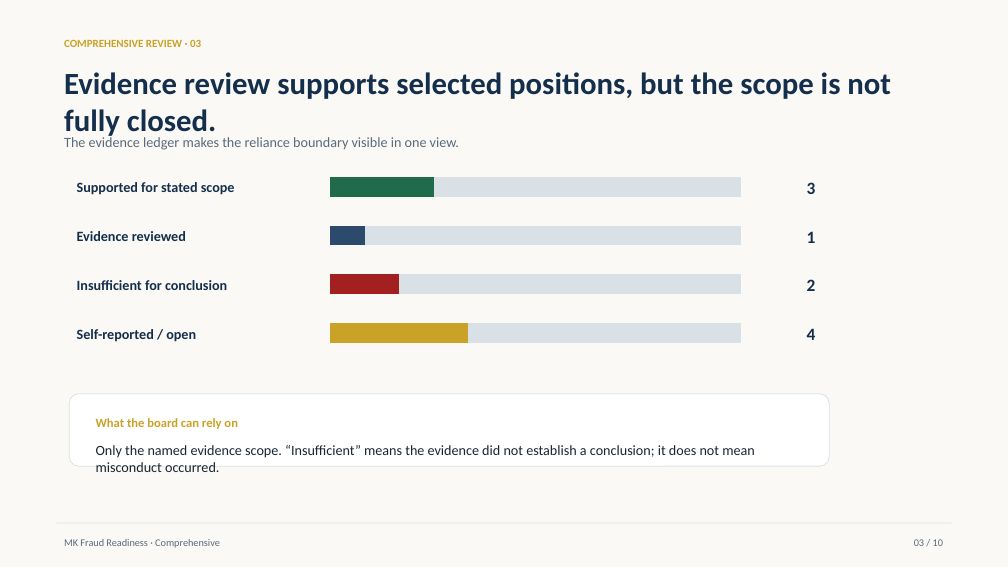
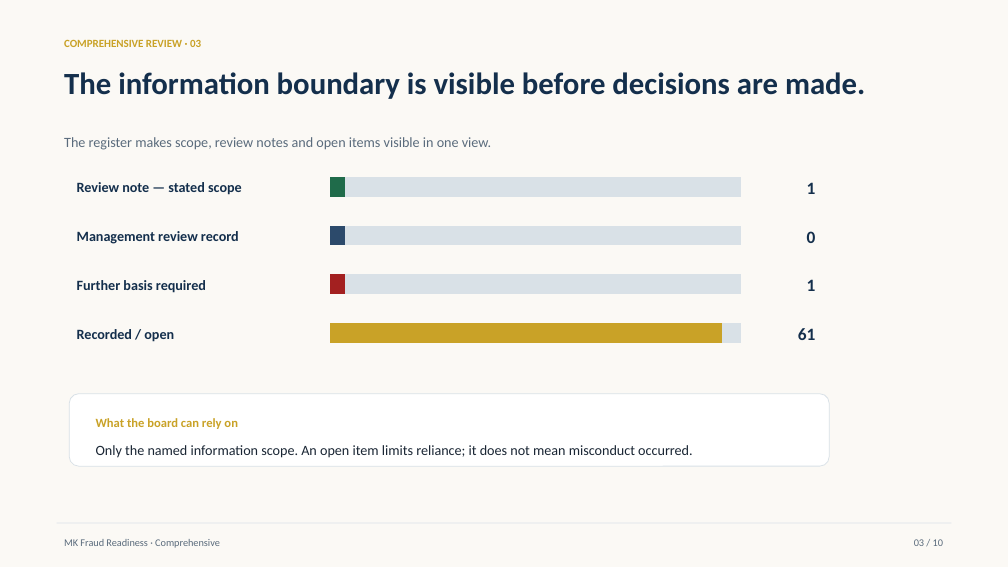
Before and after one commit to Tondani1995/mk-fraud-readiness-score, a slide deck: slide 3 of outputs/commercial-quality/comprehensive-executive-presentation.pptx. Drawn at 1008x567 pixels with LibreOffice and Linux fonts; fonts in the diff are those of the drawing. Boxes give left, top, right and bottom in pixels: in the first picture for what was removed or moved away, otherwise in the second. Text is boxed around its words. In the diff, an @@ line names an element or a change of style, - is before the commit and + after.

```diff
--- a/outputs/commercial-quality/comprehensive-executive-presentation.pptx
+++ b/outputs/commercial-quality/comprehensive-executive-presentation.pptx
@@ text at (64,72,865,99): text changed @@
-Evidence review supports selected positions, but the scope is not fully closed.
+The information boundary is visible before decisions are made.
@@ text at (64,137,491,150): text changed @@
-The evidence ledger makes the reliance boundary visible in one view.
+The register makes scope, review notes and open items visible in one view.
@@ rectangle: place and size @@
-rectangle at (331,177,433,196)
+rectangle at (331,177,346,196)
@@ text at (77,182,242,195): text changed @@
-Supported for stated scope
+Review note — stated scope
@@ text at (807,182,816,194): text changed @@
-3
+1
@@ text at (77,231,239,244): text changed @@
-Evidence reviewed
+Management review record
@@ rectangle: place and size @@
-rectangle at (331,226,365,245)
+rectangle at (331,226,346,245)
@@ text added at (807,231,816,243), 16.5 pt, text #142F4C, bold @@
+0
@@ text at (77,280,206,293): text changed @@
-Insufficient for conclusion
+Further basis required
@@ rectangle: place and size @@
-rectangle at (331,275,399,294)
+rectangle at (331,275,346,294)
@@ text "1": place and size @@
-text "1" at (807,231,816,243)
+text "1" at (807,279,816,291)
@@ text removed at (807,279,816,291) @@
-2
@@ text at (77,329,174,342): text changed @@
-Self-reported / open
+Recorded / open
@@ rectangle: place and size @@
-rectangle at (331,324,468,343)
+rectangle at (331,324,721,343)
@@ text at (798,328,815,340): text changed @@
-4
+61
@@ text at (96,445,692,458): text changed @@
-Only the named evidence scope. “Insufficient” means the evidence did not establish a conclusion; it does not mean misconduct occurred.
+Only the named information scope. An open item limits reliance; it does not mean misconduct occurred.
```
Also in this commit, not shown: 8 other slides changed, 59 other files.
